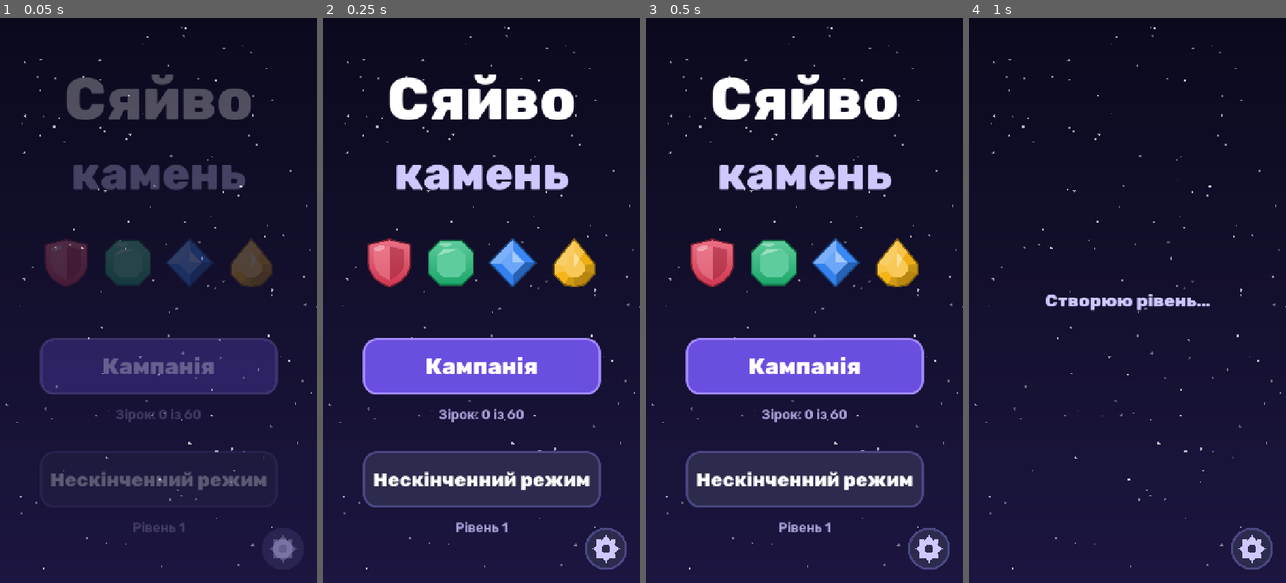
Above: before the commit, frames 1-4 (left to right).
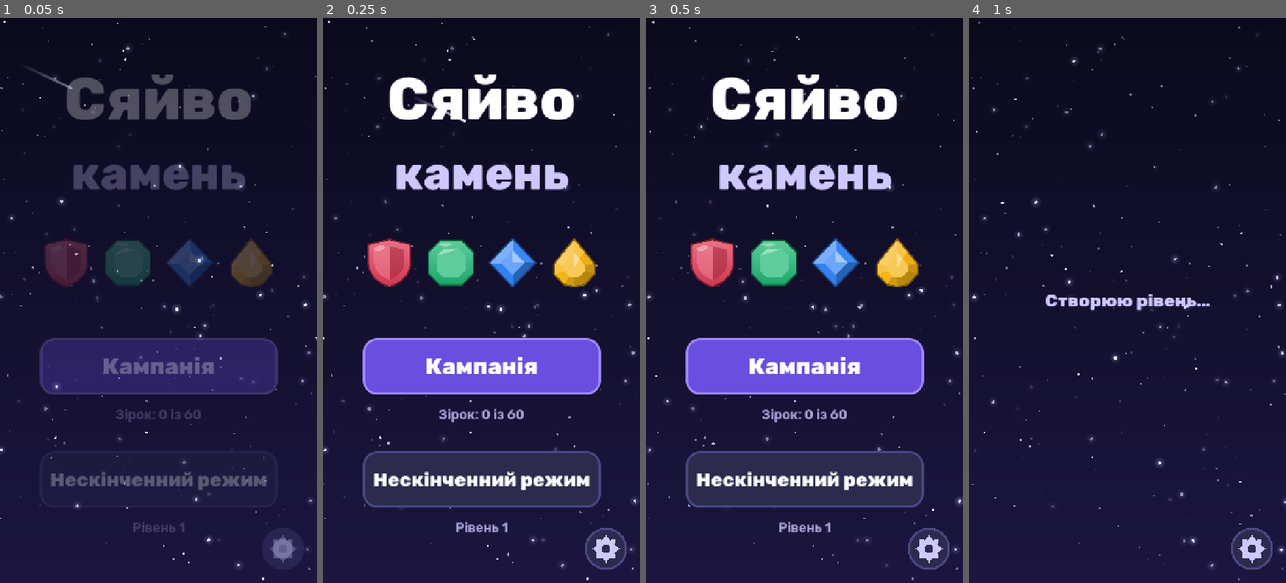
Above: after the commit, the same moments.

Repository: pizdezmen/3v
Game: Godot game, scene res://scenes/main.tscn
The game is run twice, just before and just after one commit, with the same random seed, the same clock (stepped at 60 frames per second) and the same inputs.
Inputs:
- Up to frame 1 (0.05 s): no input
- Up to frame 2 (0.25 s): no input
- Up to frame 3 (0.5 s): no input
- Up to frame 4 (1 s): click "Нескінченний режим" at 0.5 s

The runs differ from the first frame. In frame 1, 0.8% of the frame differs, in the area x 0-100%, y 0-100%; in frame 2, 0.6%; in frame 3, 0.7%; in frame 4, 0.9%.

Commit message:
Живий фон: одне анімоване небо, рівні плавно перетворюють його стан
Шість станів неба з плавним переходом за 9 секунд, затемнення під полем,
падаючі зорі. Запис про уламки за формою каменя в TODO.

Co-Authored-By: Claude Fable 5.2 <noreply@anthropic.com>
Claude-Session: https://claude.ai/code/session_01GrBXe2te6QH59CnASU2Y8a

Diff:
--- a/scripts/game/board_view.gd
+++ b/scripts/game/board_view.gd
@@ -32,6 +32,7 @@
 var _idle := 0.0
 var _hint_tweens: Array = []
 var _frame_box: StyleBoxFlat
+var _dim_box: StyleBoxFlat
 var _base_pos := Vector2.ZERO
 var _clock := 0.0
 var _pending := false      # поле ще осідає: попереду падіння або збіги
@@ -56,6 +57,10 @@
 	_frame_box.bg_color = Art.FRAME
 	_frame_box.set_corner_radius_all(20)
 	_frame_box.anti_aliasing = true
+	_dim_box = StyleBoxFlat.new()
+	_dim_box.bg_color = Color(5 / 255.0, 4 / 255.0, 16 / 255.0, 0.6)
+	_dim_box.set_corner_radius_all(36)
+	_dim_box.anti_aliasing = true
 
 
 ## Ставить поле в заданий прямокутник (у координатах батька).
@@ -138,6 +143,8 @@
 func _draw() -> void:
 	if board == null:
 		return
+	# затемнення під полем, щоб живе небо не сперечалося з каменями
+	draw_style_box(_dim_box, Rect2(Vector2(-28, -28), Vector2(board.w, board.h) * cell + Vector2(56, 56)))
 	for i in board.w * board.h:
 		if board.playable[i] == 1:
 			var r := Rect2(Vector2(i % board.w, i / board.w) * cell - Vector2(13, 13), Vector2(cell + 26, cell + 26))
--- a/scripts/ui/background.gd
+++ b/scripts/ui/background.gd
@@ -1,18 +1,215 @@
 extends Control
-## Фон "нічне небо": темний градієнт і зорі.
+## Живий фон. Небо одне на всю гру й існує завжди: воно рухається, а рівні лише
+## плавно перетворюють його з одного стану в інший (без різкої зміни).
+
+const TRANSITION := 9.0      # тривалість перетворення, с
+const MOTION := 2.4          # швидкість руху
+const STAR_AMOUNT := 1.3     # кількість зір
+const SHOOTING := true       # падаючі зорі
+const STAR_COUNT := 260
+const NUM := ["stars", "neb", "aur", "moon", "moon_y", "hor"]
+const COL := ["top", "bot", "neb_a", "neb_b", "aur_c", "hor_c"]
+
+## Стани неба: набори чисел, між якими небо плавно перетікає.
+const STATES := {
+	"night": {"top": Color8(11, 10, 29), "bot": Color8(28, 22, 64), "stars": 1.0, "neb": 0.0,
+		"neb_a": Color8(90, 70, 200), "neb_b": Color8(60, 110, 220), "aur": 0.0, "aur_c": Color8(80, 255, 190),
+		"moon": 0.0, "moon_y": 1.25, "hor": 0.0, "hor_c": Color8(255, 150, 110)},
+	"aurora": {"top": Color8(6, 14, 32), "bot": Color8(16, 34, 62), "stars": 0.8, "neb": 0.15,
+		"neb_a": Color8(40, 160, 150), "neb_b": Color8(60, 90, 200), "aur": 1.0, "aur_c": Color8(90, 255, 185),
+		"moon": 0.0, "moon_y": 1.25, "hor": 0.0, "hor_c": Color8(80, 220, 190)},
+	"nebula": {"top": Color8(20, 9, 40), "bot": Color8(44, 18, 72), "stars": 1.0, "neb": 1.0,
+		"neb_a": Color8(200, 80, 220), "neb_b": Color8(90, 90, 255), "aur": 0.0, "aur_c": Color8(200, 120, 255),
+		"moon": 0.0, "moon_y": 1.25, "hor": 0.0, "hor_c": Color8(220, 120, 255)},
+	"moon": {"top": Color8(10, 16, 44), "bot": Color8(30, 44, 92), "stars": 0.55, "neb": 0.2,
+		"neb_a": Color8(110, 140, 255), "neb_b": Color8(80, 110, 220), "aur": 0.0, "aur_c": Color8(150, 200, 255),
+		"moon": 1.0, "moon_y": 0.8, "hor": 0.15, "hor_c": Color8(150, 180, 255)},
+	"dawn": {"top": Color8(24, 18, 60), "bot": Color8(88, 44, 92), "stars": 0.3, "neb": 0.3,
+		"neb_a": Color8(255, 130, 150), "neb_b": Color8(150, 100, 230), "aur": 0.0, "aur_c": Color8(255, 180, 150),
+		"moon": 0.5, "moon_y": 0.72, "hor": 1.0, "hor_c": Color8(255, 160, 110)},
+	"deep": {"top": Color8(4, 4, 12), "bot": Color8(12, 10, 30), "stars": 1.5, "neb": 0.35,
+		"neb_a": Color8(50, 70, 190), "neb_b": Color8(130, 60, 190), "aur": 0.0, "aur_c": Color8(100, 120, 255),
+		"moon": 0.0, "moon_y": 1.25, "hor": 0.0, "hor_c": Color8(80, 90, 200)},
+}
+## Порядок станів у кампанії та нескінченному режимі.
+const ORDER := ["night", "aurora", "moon", "nebula", "deep", "dawn"]
+
+var state := "night"
+var _from := {}
+var _to := {}
+var _cur := {}
+var _t_start := -100.0
+var _clock := 0.0
+var _stars := []
+var _nebs := []
+var _shoot := {"t": -10.0, "x": 0.0, "y": 0.0, "a": 0.0}
+var _glow: Node2D
+var _moon: Node2D
+var _blob: GradientTexture2D
+var _band: GradientTexture2D
+var _fade: GradientTexture2D
+
+
+## Стан неба для рівня кампанії (небо міняється кожні кілька рівнів).
+static func state_for_campaign(number: int) -> String:
+	var bounds := [3, 7, 10, 14, 17]
+	for i in bounds.size():
+		if number <= bounds[i]:
+			return ORDER[i]
+	return ORDER[5]
+
+
+static func state_for_endless(number: int) -> String:
+	return ORDER[int((number - 1) / 3) % ORDER.size()]
+
 
 func _ready() -> void:
 	mouse_filter = Control.MOUSE_FILTER_IGNORE
-	resized.connect(queue_redraw)
+	_from = STATES["night"].duplicate()
+	_to = _from.duplicate()
+	_cur = _from.duplicate()
+	var rng := RandomNumberGenerator.new()
+	rng.seed = 5
+	for i in STAR_COUNT:
+		_stars.append([rng.randf(), rng.randf(), 1.0 + rng.randf() * 2.6, rng.randf() * TAU, 0.6 + rng.randf() * 1.8, rng.randf()])
+	for i in 7:
+		_nebs.append([rng.randf(), rng.randf(), 0.35 + rng.randf() * 0.4, rng.randf() * TAU, rng.randf() * TAU, i % 2])
+	_blob = _gradient([Color(1, 1, 1, 1), Color(1, 1, 1, 0)], [0.0, 1.0], true)
+	_band = _gradient([Color(1, 1, 1, 0), Color(1, 1, 1, 1), Color(1, 1, 1, 0)], [0.0, 0.75, 1.0], false)
+	_fade = _gradient([Color(1, 1, 1, 0), Color(1, 1, 1, 1)], [0.0, 1.0], false)
+	var add := CanvasItemMaterial.new()
+	add.blend_mode = CanvasItemMaterial.BLEND_MODE_ADD
+	_glow = Node2D.new()
+	_glow.material = add
+	_glow.draw.connect(_draw_glow)
+	add_child(_glow)
+	_moon = Node2D.new()
+	_moon.draw.connect(_draw_moon)
+	add_child(_moon)
+
+
+func _gradient(colors: Array, offsets: Array, radial: bool) -> GradientTexture2D:
+	var g := Gradient.new()
+	g.colors = PackedColorArray(colors)
+	g.offsets = PackedFloat32Array(offsets)
+	var t := GradientTexture2D.new()
+	t.gradient = g
+	t.width = 64 if radial else 4
+	t.height = 64
+	if radial:
+		t.fill = GradientTexture2D.FILL_RADIAL
+		t.fill_from = Vector2(0.5, 0.5)
+		t.fill_to = Vector2(1.0, 0.5)
+	else:
+		t.fill_from = Vector2(0, 0)
+		t.fill_to = Vector2(0, 1)
+	return t
+
+
+## Плавно перетворює небо в інший стан, починаючи з того вигляду, який є зараз.
+func go_to(key: String) -> void:
+	if key == state or not STATES.has(key):
+		return
+	state = key
+	_from = _cur.duplicate()
+	_to = STATES[key].duplicate()
+	_t_start = _clock
+
+
+func _process(delta: float) -> void:
+	_clock += minf(delta, 0.05)
+	var v := clampf((_clock - _t_start) / TRANSITION, 0.0, 1.0)
+	var u := v * v * v * (v * (v * 6.0 - 15.0) + 10.0)
+	for k in NUM:
+		_cur[k] = lerpf(_from[k], _to[k], u)
+	for k in COL:
+		_cur[k] = (_from[k] as Color).lerp(_to[k], u)
+	queue_redraw()
+	_glow.queue_redraw()
+	_moon.queue_redraw()
 
 
 func _draw() -> void:
 	var s := size
+	var top: Color = _cur["top"]
+	var bot: Color = _cur["bot"]
 	draw_polygon(PackedVector2Array([Vector2.ZERO, Vector2(s.x, 0), s, Vector2(0, s.y)]),
-			PackedColorArray([Art.BG_TOP, Art.BG_TOP, Art.BG_BOTTOM, Art.BG_BOTTOM]))
-	var rng := RandomNumberGenerator.new()
-	rng.seed = 5
-	for i in 150:
-		var p := Vector2(rng.randf() * s.x, rng.randf() * s.y)
-		var r := rng.randf_range(1.2, 3.0)
-		draw_circle(p, r, Color(1, 1, 1, rng.randf_range(0.25, 0.8)))
+			PackedColorArray([top, top, bot, bot]))
+
+
+func _put_blob(p: Vector2, r: float, c: Color, a: float) -> void:
+	if a <= 0.003:
+		return
+	_glow.draw_texture_rect(_blob, Rect2(p - Vector2(r, r), Vector2(r, r) * 2.0), false, Color(c.r, c.g, c.b, minf(a, 1.0)))
+
+
+func _draw_glow() -> void:
+	var w := size.x
+	var h := size.y
+	var k := w / 360.0          # сторінка зразка мала ширину 360
+	var t := _clock * MOTION
+	# туманність
+	var neb: float = _cur["neb"]
+	for n in _nebs:
+		var p := Vector2((n[0] + sin(t * 0.03 + n[3]) * 0.12) * w, (n[1] + cos(t * 0.024 + n[4]) * 0.08) * h)
+		var r: float = n[2] * w * (1.0 + 0.08 * sin(t * 0.05 + n[3]))
+		_put_blob(p, r, _cur["neb_a"] if n[5] == 1 else _cur["neb_b"], neb * 0.26)
+	# світло знизу
+	var hor: float = _cur["hor"]
+	if hor > 0.003:
+		var hc: Color = _cur["hor_c"]
+		_glow.draw_texture_rect(_fade, Rect2(0, h * 0.45, w, h * 0.55), false,
+				Color(hc.r, hc.g, hc.b, hor * (0.5 + 0.04 * sin(t * 0.3))))
+	# зорі
+	var st: float = _cur["stars"]
+	var count := int(round(STAR_COUNT * minf(1.0, STAR_AMOUNT * 0.62 * maxf(0.2, st))))
+	var bright := minf(1.0, st)
+	for i in count:
+		var s: Array = _stars[i]
+		var p := Vector2(fmod(s[0] * w + t * (1.2 + s[5] * 2.2) * k, w), fmod(s[1] * h + t * 0.5 * s[5] * k, h))
+		var a: float = bright * (0.55 + 0.45 * sin(t * s[4] + s[3])) * (0.35 + s[5] * 0.6)
+		_glow.draw_circle(p, s[2] * k * 0.5, Color(1, 1, 1, a))
+		if s[2] > 3.0:
+			_put_blob(p, s[2] * k * 2.0, Color8(200, 210, 255), a * 0.35)
+	# північне сяйво
+	var aur: float = _cur["aur"]
+	if aur > 0.003:
+		var ac: Color = _cur["aur_c"]
+		var rows := [0.2, 0.8, 0.92]
+		var step := 6.0 * k
+		for r in 3:
+			var x := -10.0 * k
+			while x < w + 10.0 * k:
+				var ph := x / k * 0.012 + r * 2.1
+				var yc: float = h * rows[r] + (sin(ph + t * 0.22) * 34.0 + sin(ph * 2.3 - t * 0.13) * 14.0) * k
+				var hh := (110.0 + 60.0 * sin(ph * 1.7 + t * 0.3 + r)) * k
+				var a2 := aur * (0.05 + 0.045 * sin(ph * 3.1 + t * 0.5 + r * 1.3))
+				if a2 > 0.0:
+					_glow.draw_texture_rect(_band, Rect2(x, yc - hh, step + 1.0, hh + 20.0 * k), false, Color(ac.r, ac.g, ac.b, a2))
+				x += step
+	# сяйво місяця
+	var moon: float = _cur["moon"]
+	if moon > 0.003:
+		_put_blob(Vector2(w * 0.26, h * _cur["moon_y"]), 34.0 * 4.2 * k, Color8(190, 205, 255), moon * 0.3)
+	# падаюча зоря
+	if SHOOTING:
+		if t - _shoot["t"] > 7.0 + _shoot["a"] * 6.0:
+			_shoot = {"t": t, "x": w * (0.1 + randf() * 0.6), "y": h * (0.05 + randf() * 0.3), "a": randf()}
+		var age: float = (t - _shoot["t"]) / 0.9
+		if age < 1.0:
+			var head := Vector2(_shoot["x"] + age * 150.0 * k, _shoot["y"] + age * 70.0 * k)
+			var al := sin(age * PI) * minf(1.0, st + 0.3)
+			_glow.draw_polyline_colors(PackedVector2Array([head - Vector2(60, 28) * k, head]),
+					PackedColorArray([Color(1, 1, 1, 0), Color(1, 1, 1, al)]), 2.0 * k, true)
+
+
+func _draw_moon() -> void:
+	var moon: float = _cur["moon"]
+	if moon <= 0.003:
+		return
+	var k := size.x / 360.0
+	var c := Vector2(size.x * 0.26, size.y * _cur["moon_y"])
+	var a := minf(1.0, moon * 1.2)
+	_moon.draw_circle(c, 34.0 * k, Color(Color("#e9edff"), a))
+	for m in [[-10.0, -8.0, 8.0], [9.0, 6.0, 6.0], [-3.0, 14.0, 4.5]]:
+		_moon.draw_circle(c + Vector2(m[0], m[1]) * k, m[2] * k, Color(160 / 255.0, 172 / 255.0, 220 / 255.0, 0.5 * a))
--- a/scripts/ui/main.gd
+++ b/scripts/ui/main.gd
@@ -7,13 +7,14 @@
 const GameScreen := preload("res://scripts/game/game.gd")
 
 var _screen: Control
+var sky: Control
 
 
 func _ready() -> void:
 	mouse_filter = Control.MOUSE_FILTER_IGNORE
-	var bg := Background.new()
-	bg.set_anchors_preset(Control.PRESET_FULL_RECT)
-	add_child(bg)
+	sky = Background.new()
+	sky.set_anchors_preset(Control.PRESET_FULL_RECT)
+	add_child(sky)
 	var args := OS.get_cmdline_user_args()
 	if args.size() >= 1 and args[0] == "level":
 		play_campaign(int(args[1]) if args.size() > 1 else 1)
@@ -49,6 +50,7 @@
 	g.mode = "campaign"
 	g.number = clampi(number, 1, Progress.CAMPAIGN_LEVELS)
 	g.autoplay = "auto" in OS.get_cmdline_user_args()
+	sky.go_to(Background.state_for_campaign(g.number))
 	_set_screen(g)
 
 
@@ -57,6 +59,7 @@
 	g.mode = "endless"
 	g.number = Progress.endless_level
 	g.autoplay = "auto" in OS.get_cmdline_user_args()
+	sky.go_to(Background.state_for_endless(g.number))
 	_set_screen(g)
 
 
Not shown, changed: TODO.md
